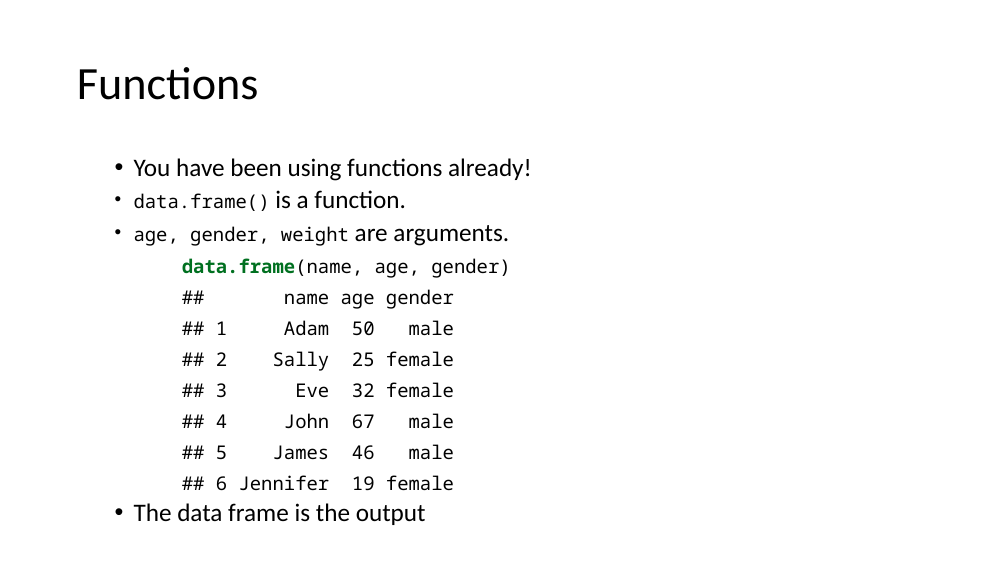
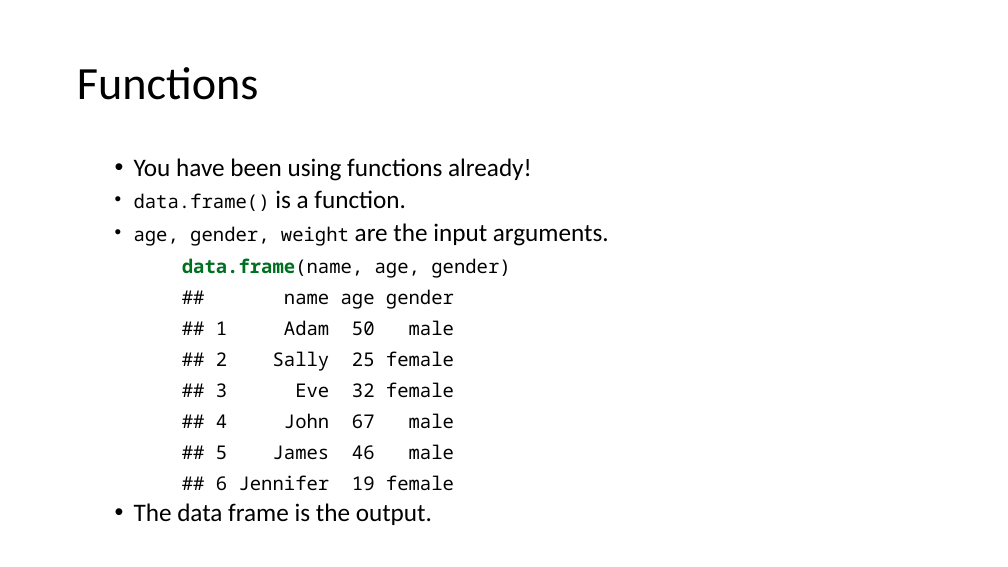
Before and after one commit to ClinicianCoders/ClinicianCoders, a slide deck: slide 43 of Workshops/Workshop1.pptx. Drawn at 1008x567 pixels with LibreOffice and Linux fonts; fonts in the diff are those of the drawing. Boxes give left, top, right and bottom in pixels: in the first picture for what was removed or moved away, otherwise in the second. Text is boxed around its words. In the diff, an @@ line names an element or a change of style, - is before the commit and + after.

```diff
--- a/Workshops/Workshop1.pptx
+++ b/Workshops/Workshop1.pptx
@@ text at box(134, 223, 609, 246): text changed; size 18 to 24 pt; font Noto Sans Mono to Calibri @@
-  • age, gender, weight are arguments.
+  • age, gender, weight are the input arguments.
@@ text at box(134, 503, 432, 525): text changed @@
-  • The data frame is the output
+  • The data frame is the output.
```
Also in this commit, not shown: 28 other slides changed, 2 other files.
